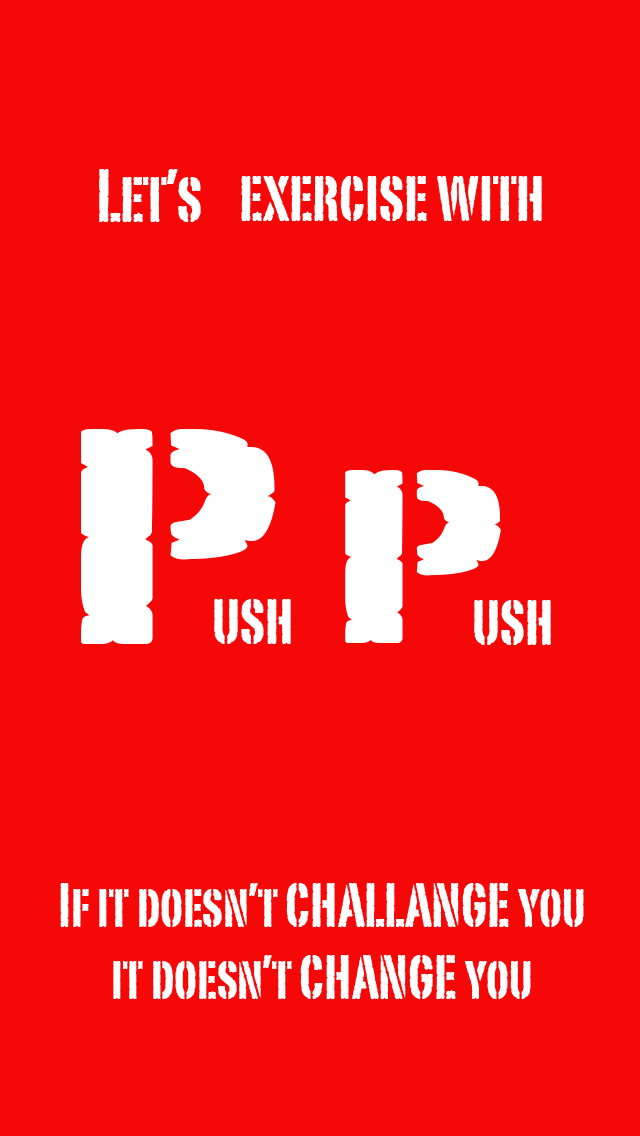
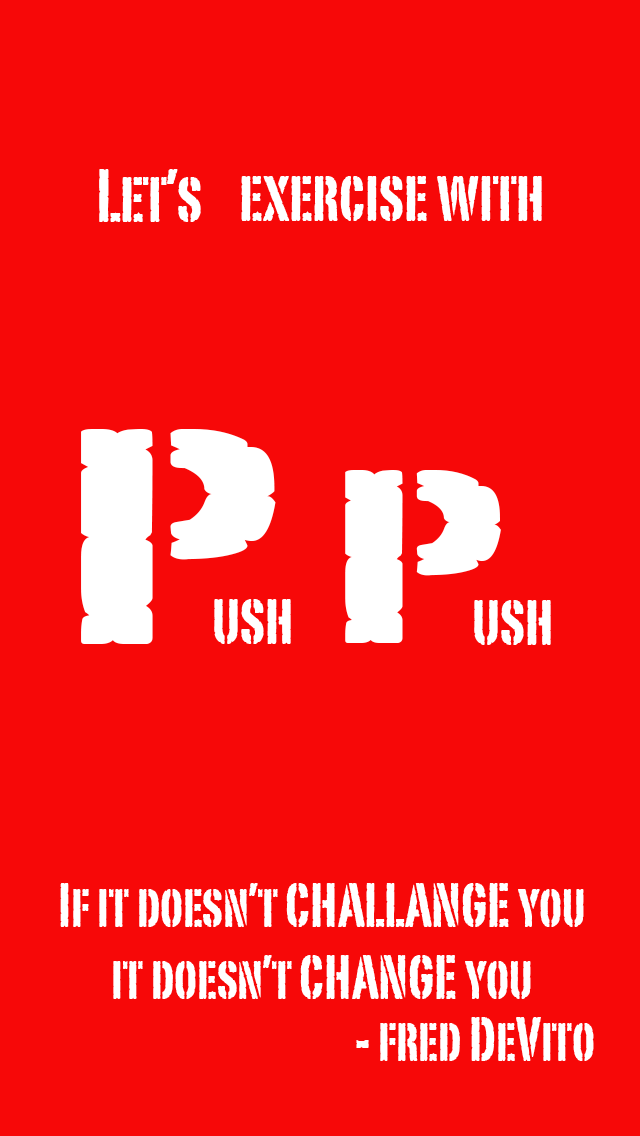
Two versions of the same layered image (640 × 1136). Layer-by-layer changes:
added layer "- fred DeVito" above "ush" over (356, 1017, 594, 1061)
